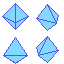
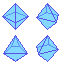
Layers edited between the first and the second 64 × 64 image:
added layer "back" above "Background" over (4, 5, 58, 53)
painted on "Background" over (3, 3, 59, 64)
